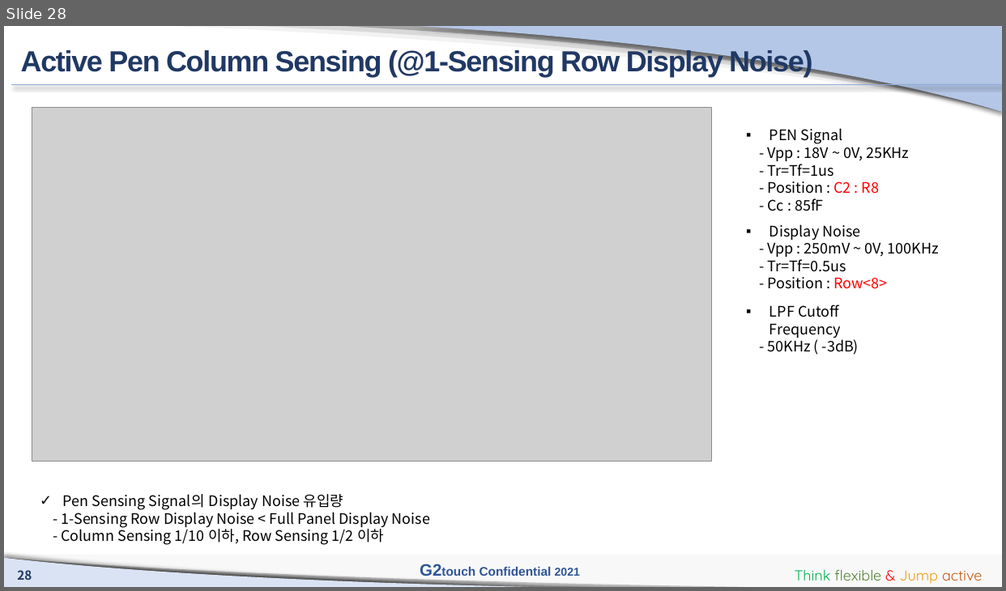
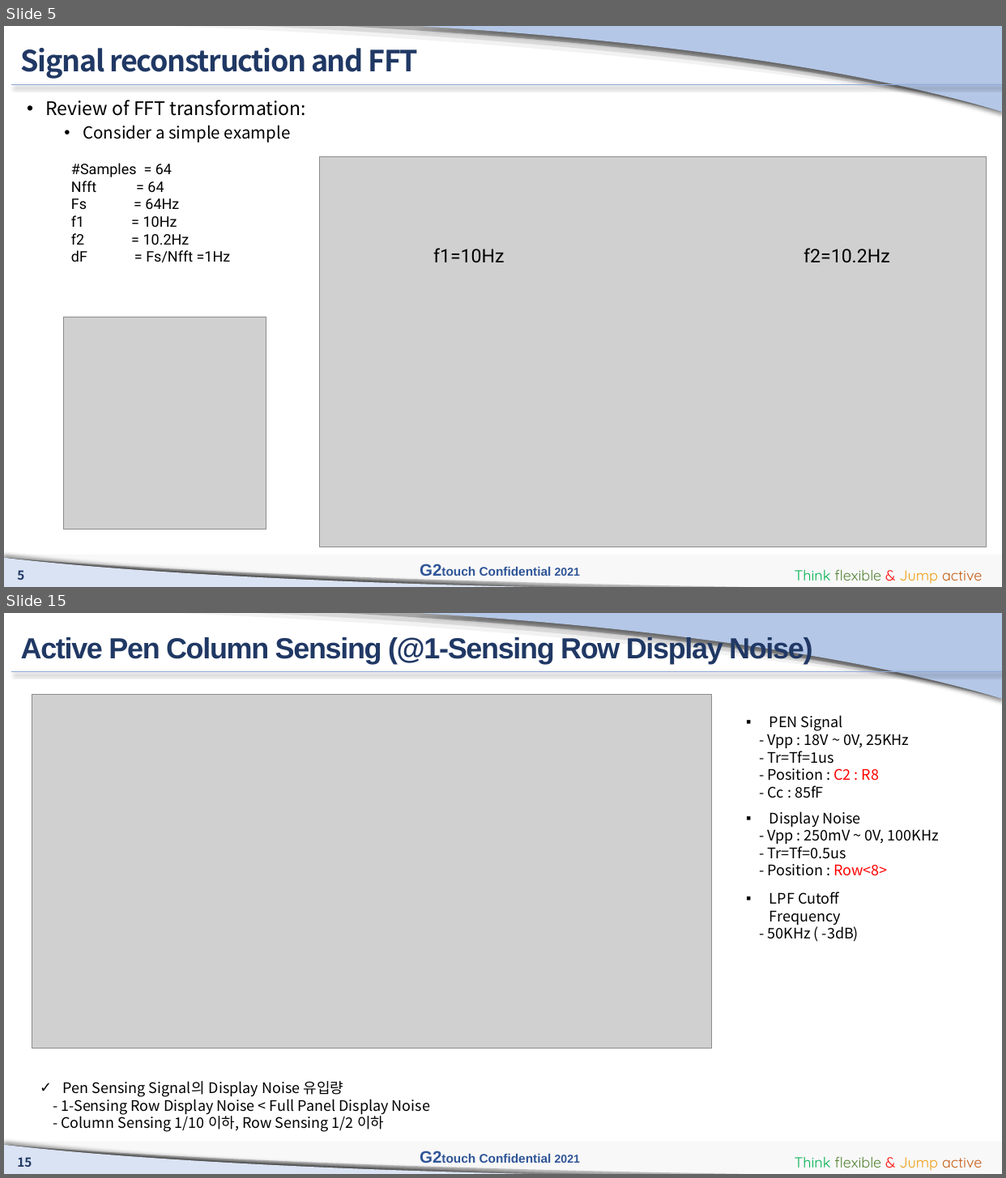
Before and after one commit to manhduc1811/MPP-EVB-ADC-test, a slide deck: G2touch_D2center_mducng_EVB_AFE_Simulation_210202_v2.pptx. Shown one above the other, each under a label of ours: slide 28 before the commit, slides 5 and 15 after it; the slides between them are not shown. The pictures are 1006x591 and 1006x1178 pixels, drawn with LibreOffice and Linux fonts; fonts in the diff are those of the drawing; grey boxes stand for pictures; background and template pictures are left out. Boxes give left, top, right and bottom in pixels: in the first picture for what was removed or moved away, otherwise in the second. Text is boxed around its words. In the diff, an @@ line names an element or a change of style, - is before the commit and + after.

```diff
--- a/G2touch_D2center_mducng_EVB_AFE_Simulation_210202_v2.pptx
+++ b/G2touch_D2center_mducng_EVB_AFE_Simulation_210202_v2.pptx
@@ slide 5 added at [4,26,1002,587], background #FFFFFF; not listed: 13 template elements that a slide beside it also shows @@
@@ title added at [21,48,418,79], 28 pt, text #203864, bold @@
+Signal reconstruction and FFT
@@ text added at [45,100,307,143], 18 pt, text #000000 @@
+• Review of FFT transformation:
+  • Consider a simple example
@@ text added at [71,163,231,263], 14 pt, text #000000 @@
+#Samples = 64
+Nfft = 64
+Fs = 64Hz
+f1 = 10Hz
+f2 = 10.2Hz
+dF = Fs/Nfft =1Hz
@@ picture added at [319,156,987,547] @@
@@ text added at [433,248,505,263], 18 pt, text #000000 @@
+f1=10Hz
@@ text added at [803,248,890,263], 18 pt, text #000000 @@
+f2=10.2Hz
@@ picture added at [64,318,266,529] @@
@@ what was slide 28 is now slide 15 @@
@@ page number at [17,1157,32,1167]: text changed @@
-28
+15
```
Also in this commit, not shown: 12 slides changed, 2 other slides added, 1 other file.
